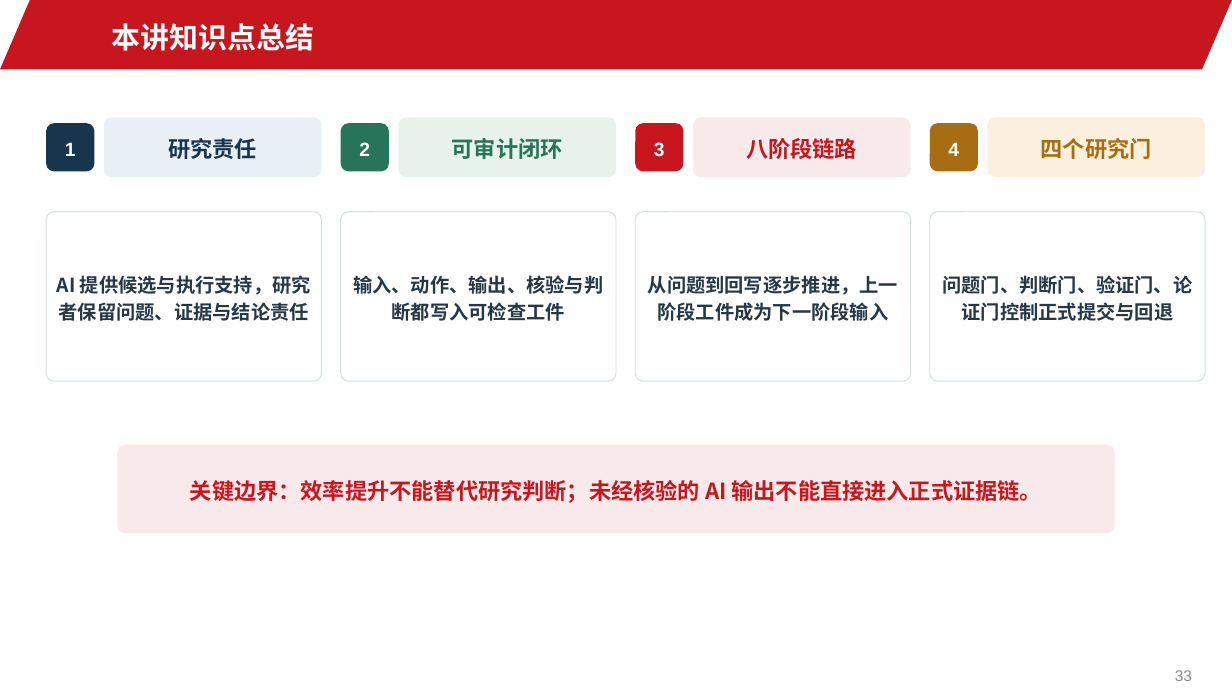
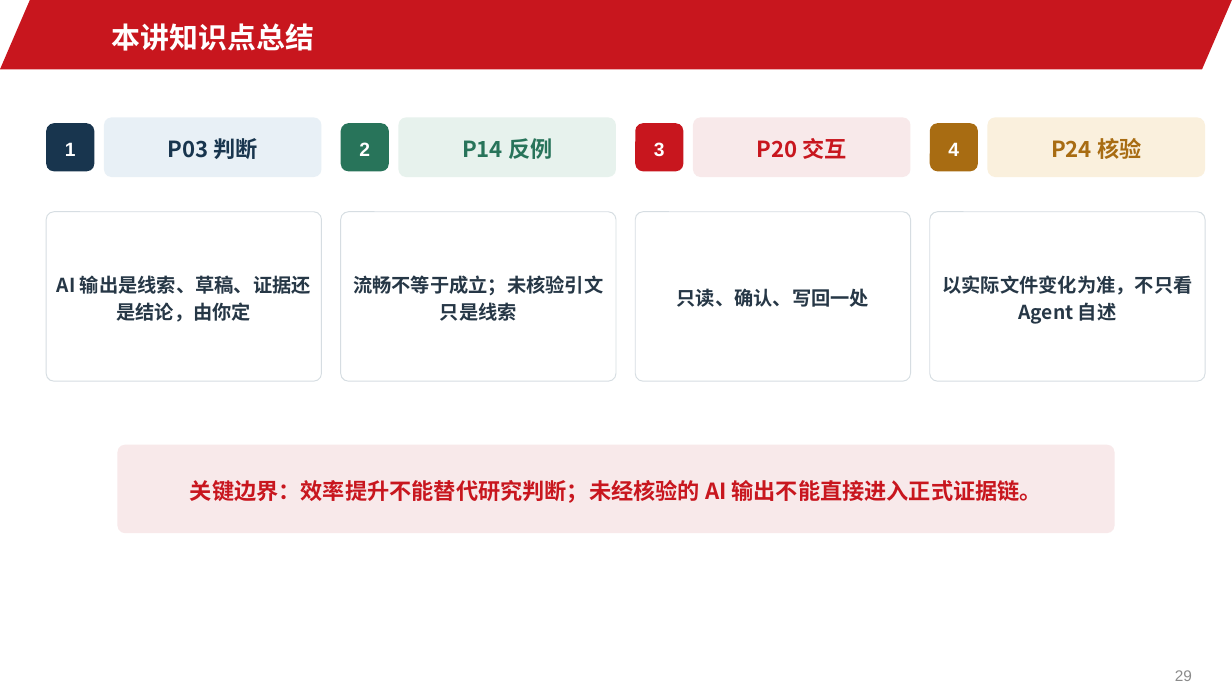
Before and after one commit to jinyh/ai4research, a slide deck: slide 29 of lessons/lesson-01/slides.pptx (slide 33 before the commit). Drawn at 1232x693 pixels with LibreOffice and Linux fonts; fonts in the diff are those of the drawing; background and template pictures are left out. Boxes give left, top, right and bottom in pixels: in the first picture for what was removed or moved away, otherwise in the second. Text is boxed around its words. In the diff, an @@ line names an element or a change of style, - is before the commit and + after.

```diff
--- a/lessons/lesson-01/slides.pptx
+++ b/lessons/lesson-01/slides.pptx
@@ text in rounded rectangle at bbox=[168, 138, 257, 159]: text changed @@
-研究责任
+P03 判断
@@ text in rounded rectangle at bbox=[462, 138, 552, 159]: text changed @@
-可审计闭环
+P14 反例
@@ text in rounded rectangle at bbox=[757, 138, 847, 159]: text changed @@
-八阶段链路
+P20 交互
@@ text in rounded rectangle at bbox=[1051, 138, 1141, 159]: text changed @@
-四个研究门
+P24 核验
@@ text in rounded rectangle at bbox=[57, 275, 311, 322]: text changed @@
-AI 提供候选与执行支持，研究者保留问题、证据与结论责任
+AI 输出是线索、草稿、证据还是结论，由你定
@@ text in rounded rectangle at bbox=[353, 275, 603, 321]: text changed @@
-输入、动作、输出、核验与判断都写入可检查工件
+流畅不等于成立；未核验引文只是线索
@@ text in rounded rectangle at bbox=[677, 288, 869, 307]: text changed @@
-从问题到回写逐步推进，上一阶段工件成为下一阶段输入
+只读、确认、写回一处
@@ text in rounded rectangle at bbox=[942, 275, 1192, 324]: text changed @@
-问题门、判断门、验证门、论证门控制正式提交与回退
+以实际文件变化为准，不只看 Agent 自述
@@ page number at bbox=[1175, 670, 1192, 681]: text changed @@
-33
+29
```
Also in this commit, not shown: 11 other slides changed, 4 slides removed, 18 other files.
